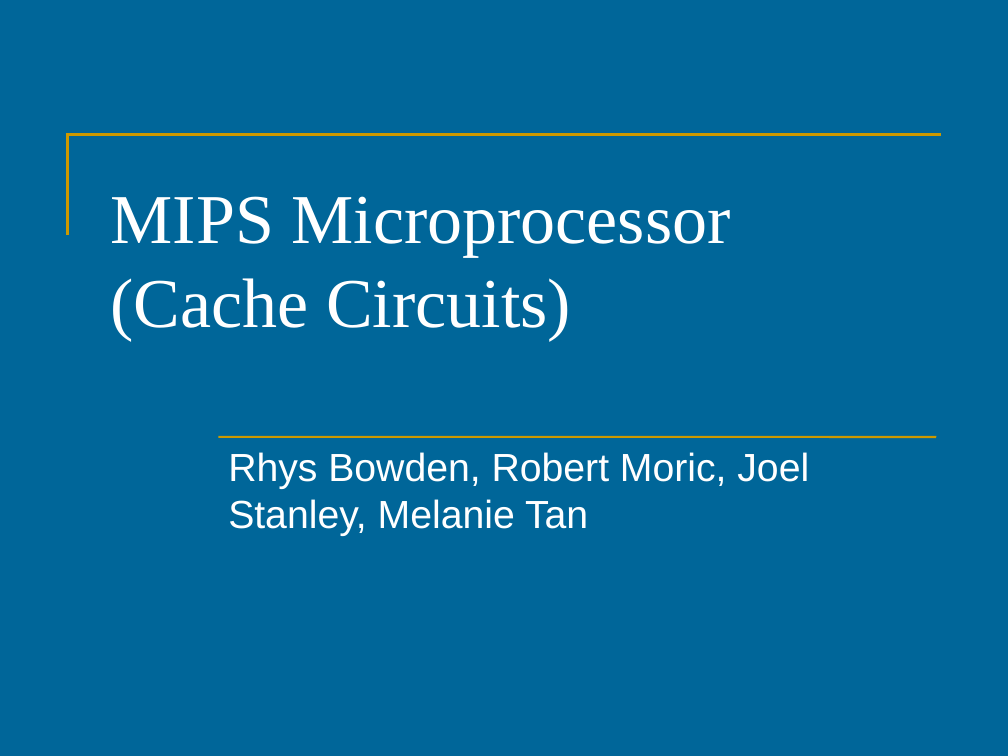
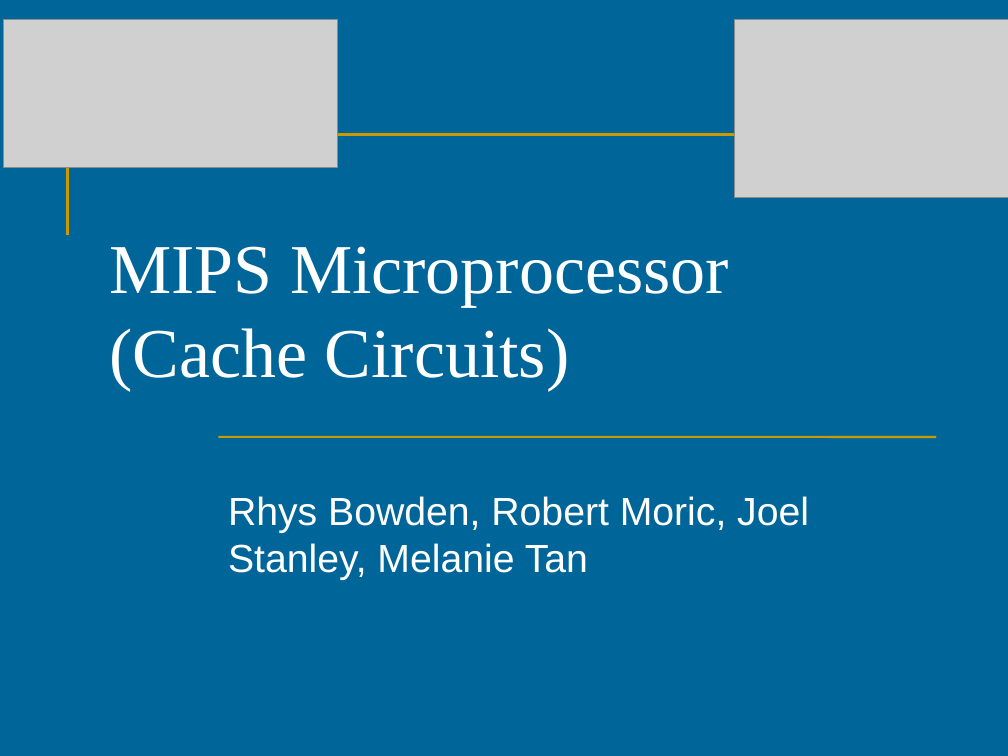
Before and after one commit to maikmerten/hmc-mips, a slide deck: slide 1 of uoa/doc/proposal-seminar.ppt. Drawn at 1008x756 pixels with LibreOffice and Linux fonts; fonts in the diff are those of the drawing; grey boxes stand for pictures. Boxes give left, top, right and bottom in pixels: in the first picture for what was removed or moved away, otherwise in the second. Text is boxed around its words. In the diff, an @@ line names an element or a change of style, - is before the commit and + after.

```diff
--- a/uoa/doc/proposal-seminar.ppt
+++ b/uoa/doc/proposal-seminar.ppt
@@ picture added at [4,20,338,168] @@
@@ picture added at [734,20,1008,199] @@
@@ title "MIPS Microprocessor (Cache Circuits)": place and size @@
-title "MIPS Microprocessor (Cache Circuits)" at [111,196,731,340]
+title "MIPS Microprocessor (Cache Circuits)" at [109,246,729,390]
@@ subtitle "Rhys Bowden, Robert Moric, Joel ...": place and size @@
-subtitle "Rhys Bowden, Robert Moric, Joel ..." at [228,452,809,536]
+subtitle "Rhys Bowden, Robert Moric, Joel ..." at [228,496,809,580]
```
Also in this commit, not shown: 1 other slide changed, 2 slides added.
